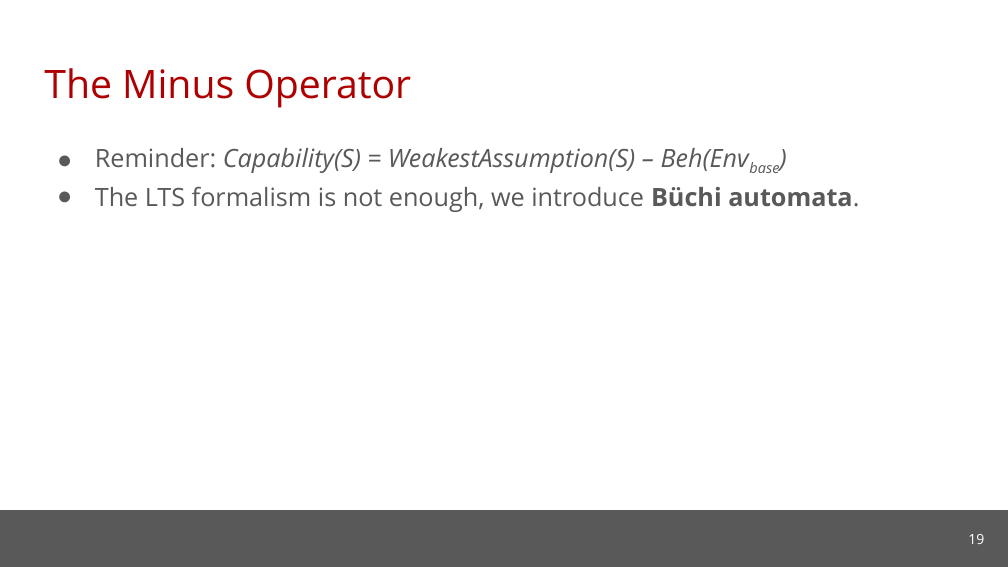
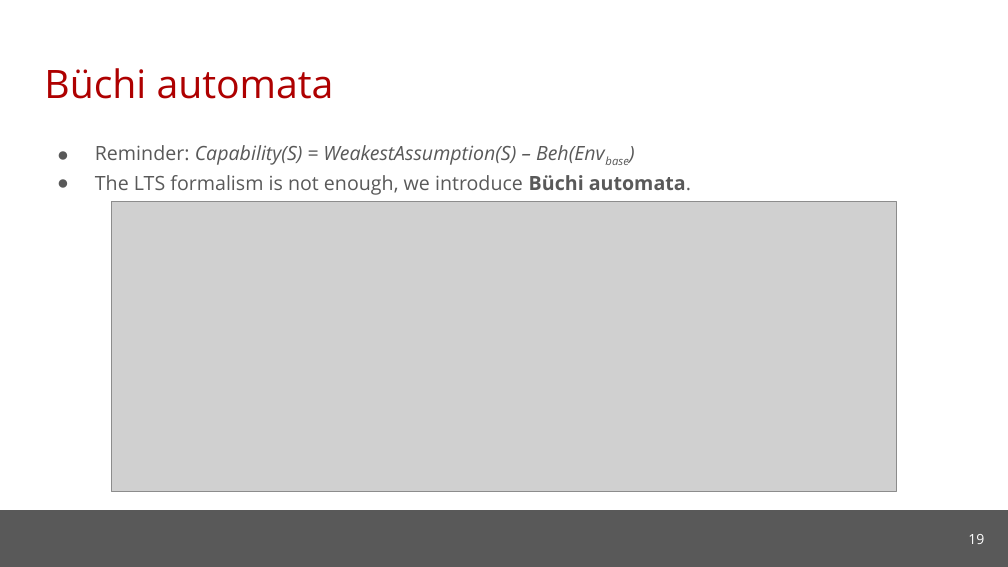
Before and after one commit to cmu-soda/Robustness, a slide deck: slide 19 of Robustness.pptx. Drawn at 1008x567 pixels with LibreOffice and Linux fonts; fonts in the diff are those of the drawing; grey boxes stand for pictures; background and template pictures are left out. Boxes give left, top, right and bottom in pixels: in the first picture for what was removed or moved away, otherwise in the second. Text is boxed around its words. In the diff, an @@ line names an element or a change of style, - is before the commit and + after.

```diff
--- a/Robustness.pptx
+++ b/Robustness.pptx
@@ title at (44,68,334,99): text changed @@
-The Minus Operator
+Büchi automata
@@ text "Reminder: Capability(S) = WeakestAssumption(S) – ..." at (95,145,691,195): size 18 to 14 pt @@
@@ picture added at (112,202,897,492) @@
```
Also in this commit, not shown: 5 other slides changed, 9 slides added, 1 slide removed.
